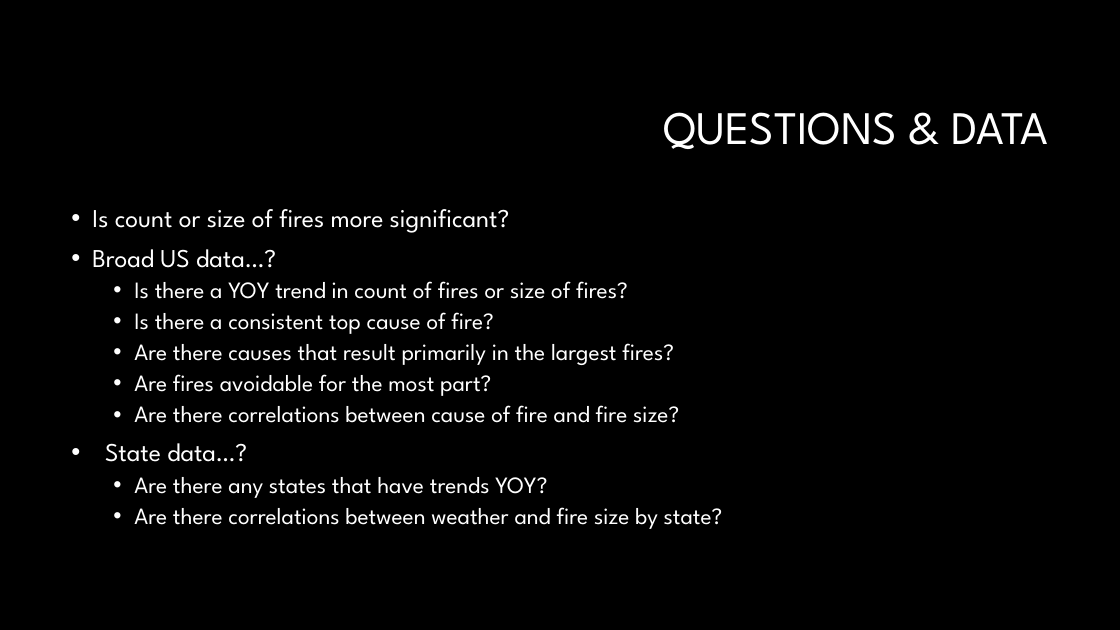
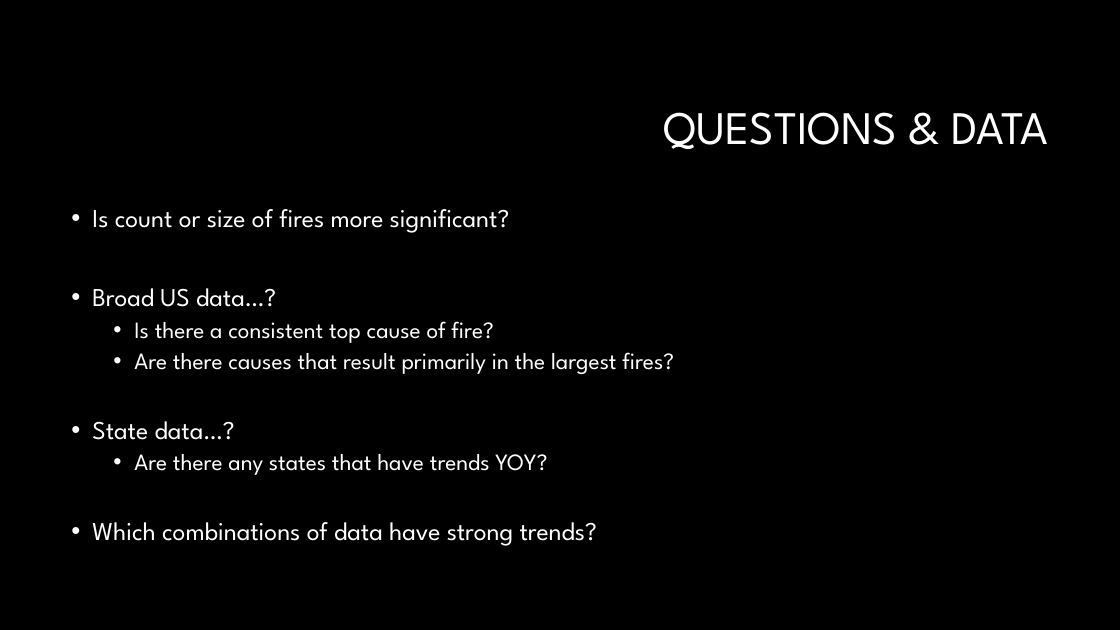
Before and after one commit to nvhabib91/project1, a slide deck: slide 3 of Presentation - Project 1.pptx. Drawn at 1120x630 pixels with LibreOffice and Linux fonts; fonts in the diff are those of the drawing; background and template pictures are left out. Boxes give left, top, right and bottom in pixels: in the first picture for what was removed or moved away, otherwise in the second. Text is boxed around its words. In the diff, an @@ line names an element or a change of style, - is before the commit and + after.

```diff
--- a/Presentation - Project 1.pptx
+++ b/Presentation - Project 1.pptx
@@ text at (x1=134, y1=281, x2=628, y2=299): paragraph removed @@
-  • Is there a YOY trend in count of fires or size of fires?
@@ text at (x1=134, y1=374, x2=679, y2=423): paragraphs removed @@
-  • Are fires avoidable for the most part?
-  • Are there correlations between cause of fire and fire size?
@@ text at (x1=92, y1=522, x2=597, y2=546): text changed; size 20 to 22 pt @@
-  • Are there correlations between weather and fire size by state?
+• Which combinations of data have strong trends?
```
Also in this commit, not shown: 7 other slides changed, 1 slide removed.
